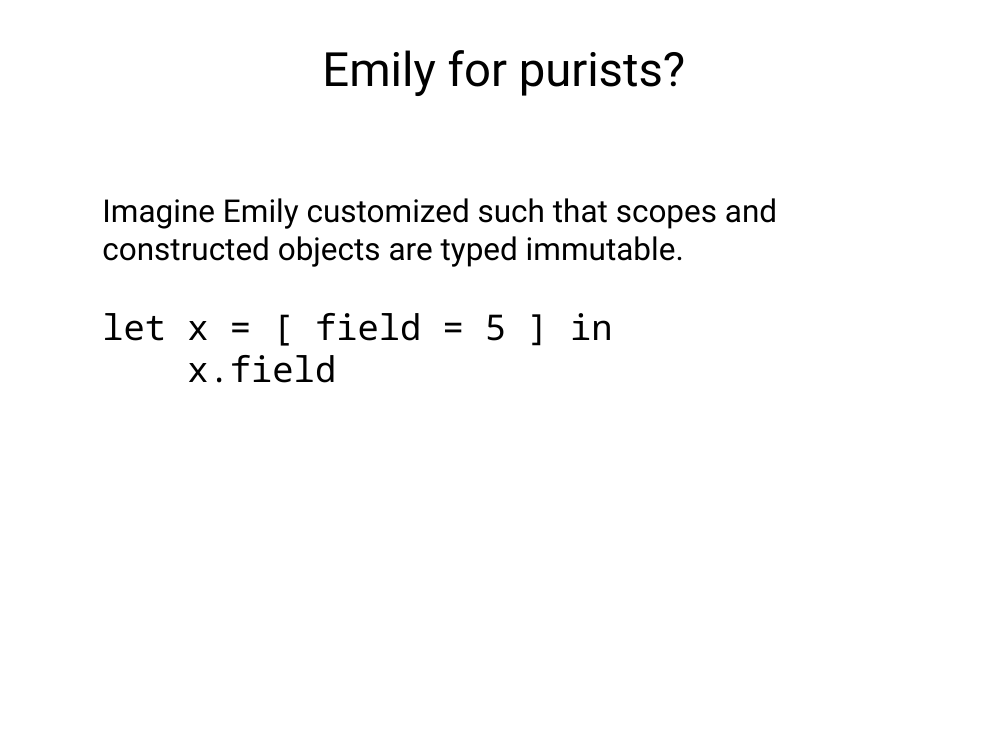
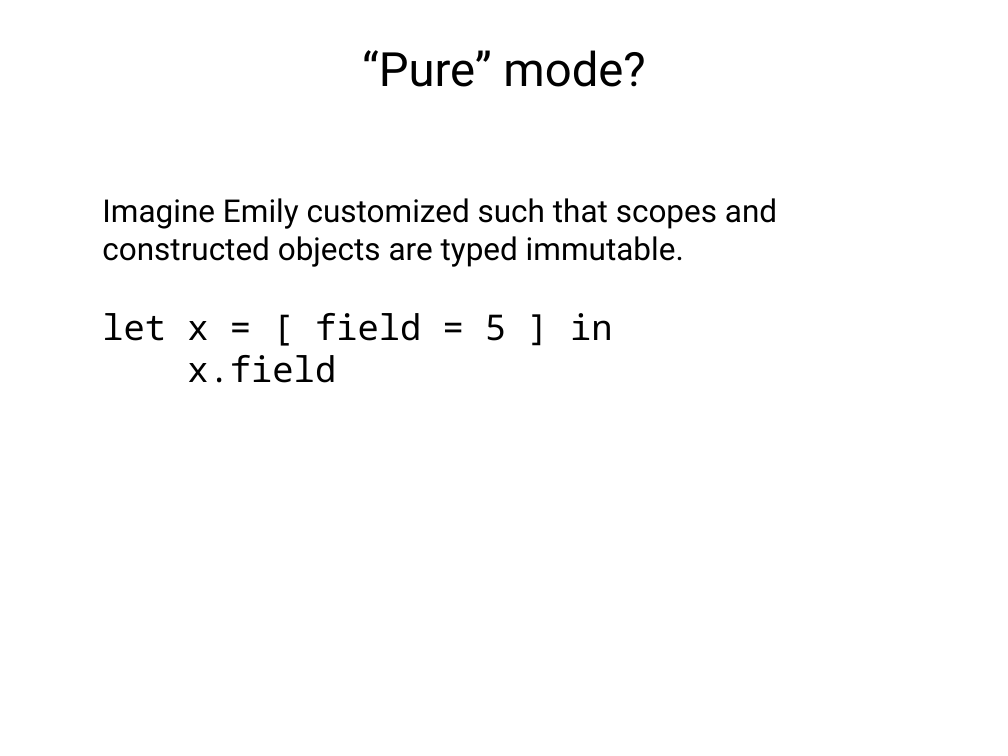
Before and after one commit to degoes-consulting/lambdaconf-2015, a slide deck: slide 41 of speakers/mcclure/IntroducingEmily0515_PPT.ppt (slide 36 before the commit). Drawn at 1008x756 pixels with LibreOffice and Linux fonts; fonts in the diff are those of the drawing. Boxes give left, top, right and bottom in pixels: in the first picture for what was removed or moved away, otherwise in the second. Text is boxed around its words. In the diff, an @@ line names an element or a change of style, - is before the commit and + after.

```diff
--- a/speakers/mcclure/IntroducingEmily0515_PPT.ppt
+++ b/speakers/mcclure/IntroducingEmily0515_PPT.ppt
@@ text at box(362, 50, 645, 87): text changed @@
-Emily for purists?
+“Pure” mode?
```
Also in this commit, not shown: 13 other slides changed, 5 slides added, 2 other files.
